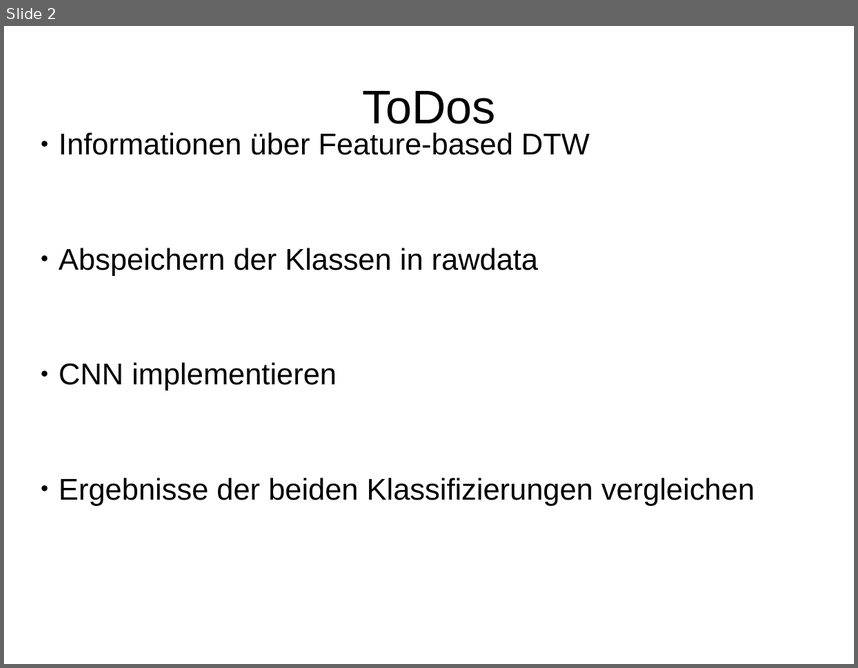
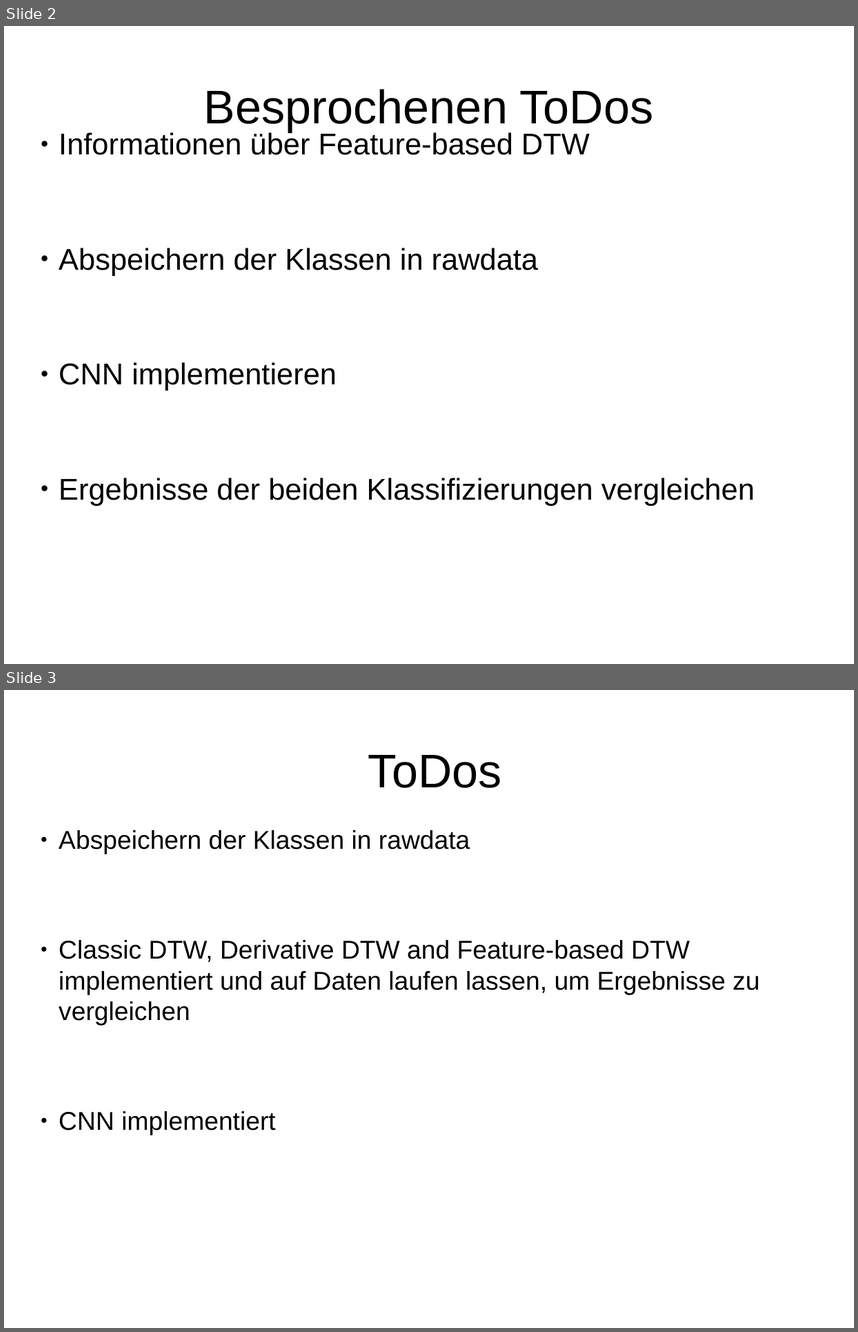
Before and after one commit to HannahSyrek/MTAnalysisOfCGMCurves, a slide deck: presentations/presentation_21_03_18.odp. Shown one above the other, each under a label of ours: slide 2 before the commit, slides 2 and 3 after it. The pictures are 858x668 and 858x1332 pixels, drawn with LibreOffice and Linux fonts; fonts in the diff are those of the drawing. Boxes give left, top, right and bottom in pixels: in the first picture for what was removed or moved away, otherwise in the second. Text is boxed around its words. In the diff, an @@ line names an element or a change of style, - is before the commit and + after.

Commit message:
added featurebased DTW

```diff
--- a/presentations/presentation_21_03_18.odp
+++ b/presentations/presentation_21_03_18.odp
@@ slide 3 added at [4,690,854,1328], background #FFFFFF @@
@@ title added at [368,755,502,788], 44 pt, text #000000 @@
+ToDos
@@ subtitle added at [59,830,760,1135], 24 pt, text #000000 @@
+● Abspeichern der Klassen in rawdata
+● Classic DTW, Derivative DTW and Feature-based DTW implementiert und auf Daten laufen lassen, um Ergebnisse zu vergleichen
+● CNN implementiert
@@ slide 2 changed as well @@
@@ title at [204,89,654,132]: text changed @@
-ToDos
+Besprochenen ToDos
```
Also in this commit, not shown: 2 other slides changed, 5 other slides added, 3 slides removed, 13 other files.
